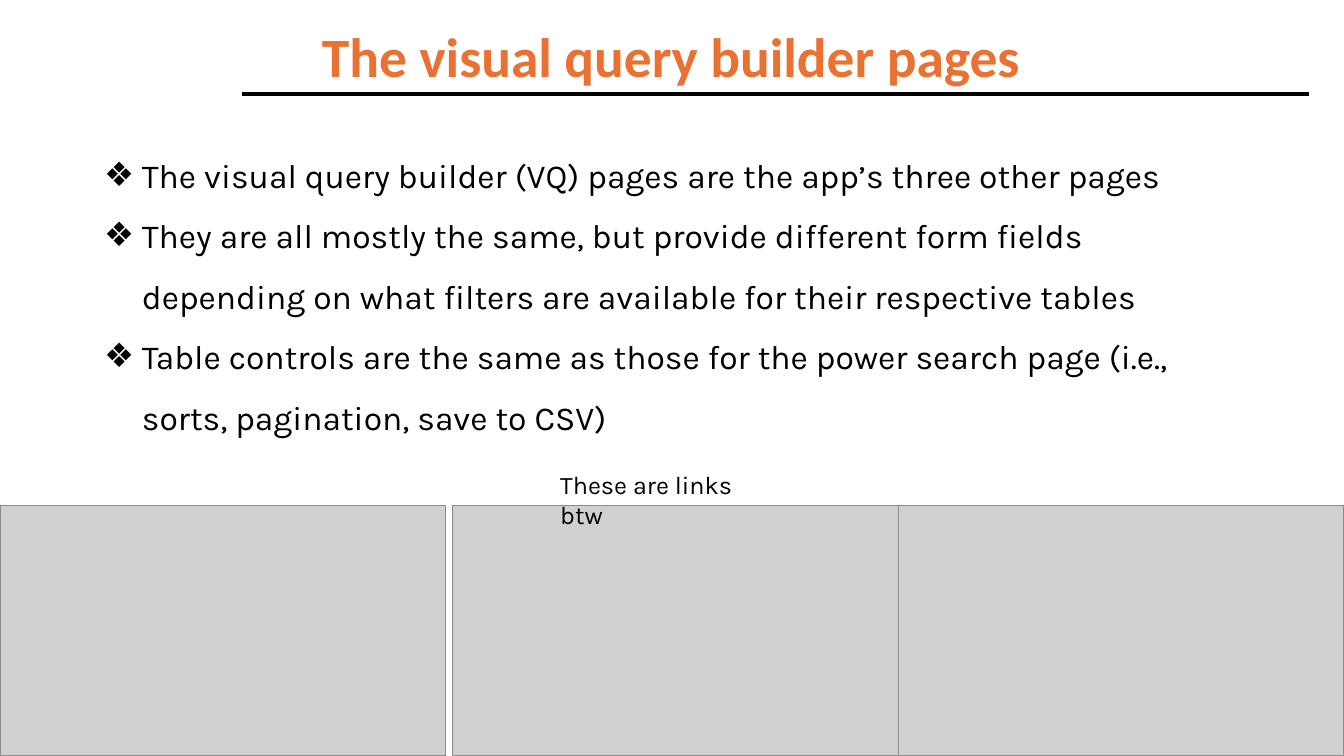
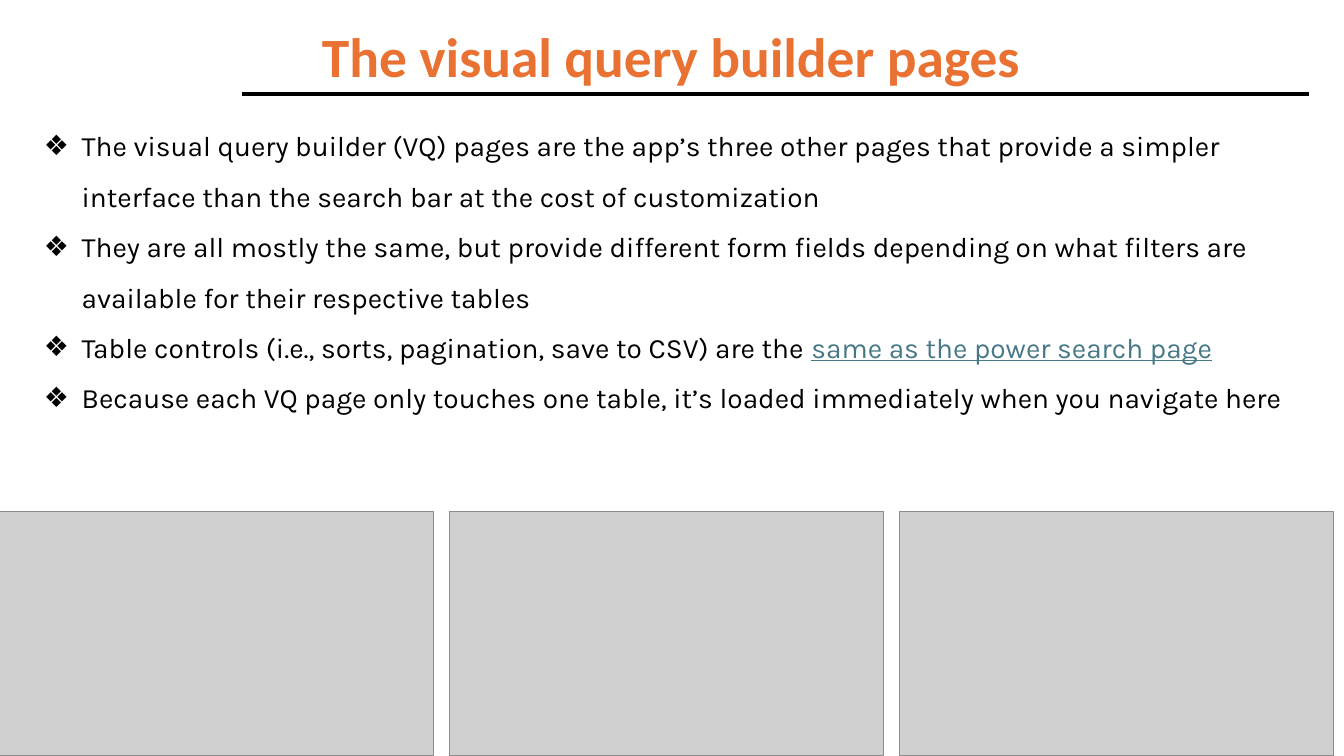
Before and after one commit to eric-mckay-sus/HiokiLogSuite, a slide deck: slide 12 of HiokiNL2SQLMark1/UserGuide.pptx (slide 10 before the commit). Drawn at 1344x756 pixels with LibreOffice and Linux fonts; fonts in the diff are those of the drawing; grey boxes stand for pictures; background and template pictures are left out. Boxes give left, top, right and bottom in pixels: in the first picture for what was removed or moved away, otherwise in the second. Text is boxed around its words. In the diff, an @@ line names an element or a change of style, - is before the commit and + after.

```diff
--- a/HiokiNL2SQLMark1/UserGuide.pptx
+++ b/HiokiNL2SQLMark1/UserGuide.pptx
@@ text "The visual query builder (VQ) ...": place and size @@
-text "The visual query builder (VQ) ..." at (142, 164, 1167, 438)
+text "The visual query builder (VQ) ..." at (82, 136, 1281, 415)
@@ text at (82, 136, 1219, 208): text changed; size 24 to 20 pt @@
-❖ The visual query builder (VQ) pages are the app’s three other pages
+❖ The visual query builder (VQ) pages are the app’s three other pages that provide a simpler interface than the search bar at the cost of customization
@@ text at (82, 237, 1247, 315): size 24 to 20 pt in "They are all mostly the same, but ..." @@
@@ text at (82, 337, 1281, 415): text changed; size 24 to 20 pt @@
-❖ Table controls are the same as those for the power search page (i.e., sorts, pagination, save to CSV)
+❖ Table controls (i.e., sorts, pagination, save to CSV) are the same as the power search page
+❖ Because each VQ page only touches one table, it’s loaded immediately when you navigate here
@@ text removed at (560, 476, 732, 525) @@
-These are links btw
@@ picture: place and size @@
-picture at (0, 505, 446, 756)
+picture at (0, 512, 435, 756)
@@ picture: place and size @@
-picture at (453, 505, 898, 756)
+picture at (450, 512, 884, 756)
@@ picture: place and size @@
-picture at (898, 505, 1344, 756)
+picture at (899, 512, 1334, 756)
```
Also in this commit, not shown: 9 other slides changed, 2 slides added, 24 other files.
